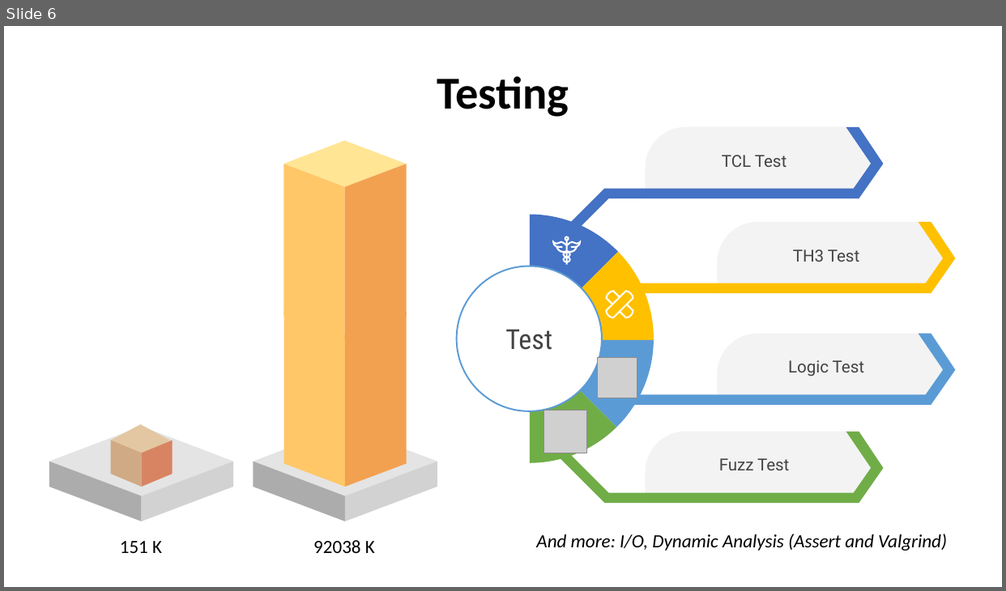
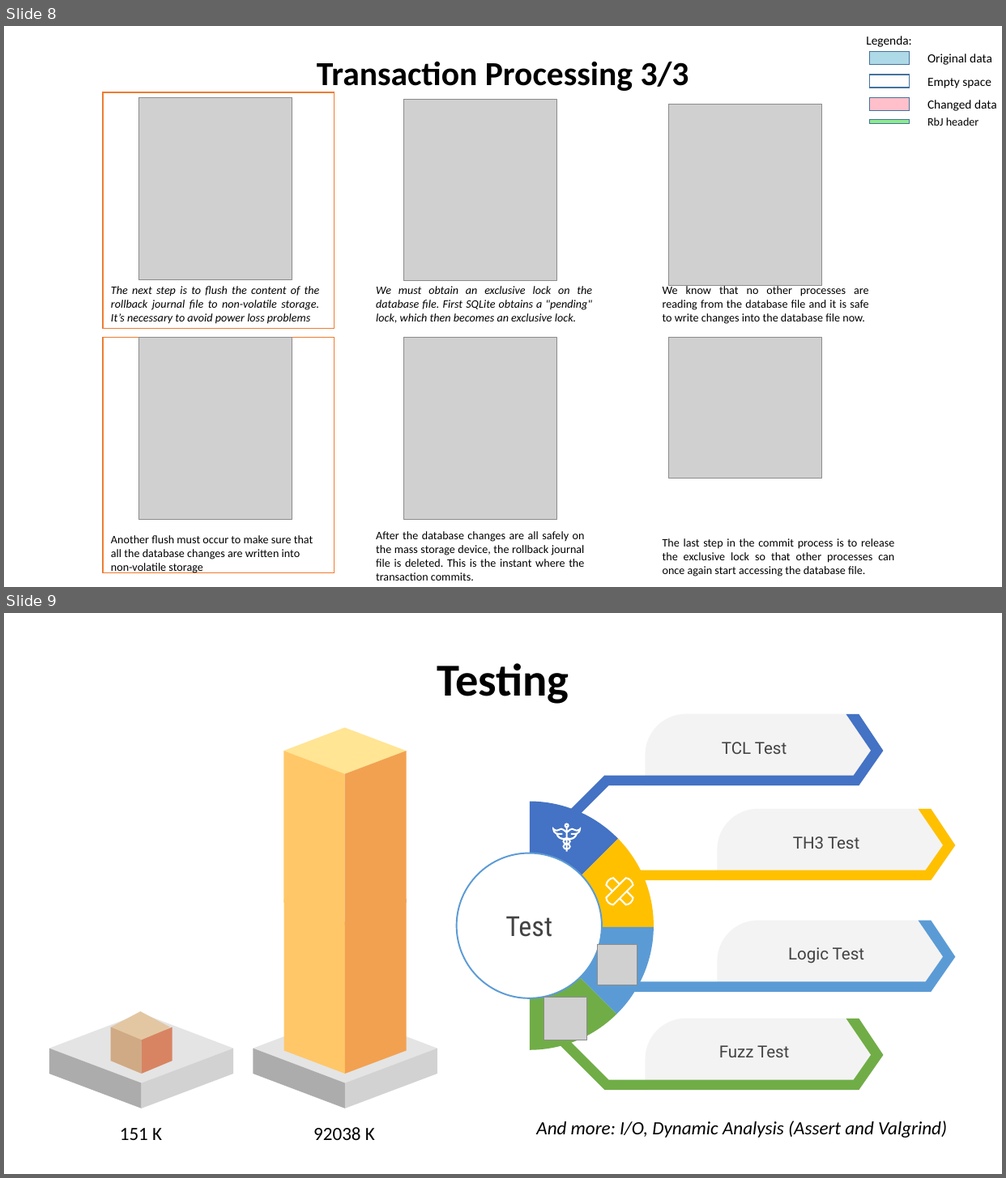
Before and after one commit to AntonioPirani/SQLiteProject, a slide deck: Presentation.pptx. Shown one above the other, each under a label of ours: slide 6 before the commit, slides 8 and 9 after it. The pictures are 1006x591 and 1006x1178 pixels, drawn with LibreOffice and Linux fonts; fonts in the diff are those of the drawing; grey boxes stand for pictures. Boxes give left, top, right and bottom in pixels: in the first picture for what was removed or moved away, otherwise in the second. Text is boxed around its words. In the diff, an @@ line names an element or a change of style, - is before the commit and + after.

```diff
--- a/Presentation.pptx
+++ b/Presentation.pptx
@@ slide 8 added at (4, 26, 1002, 587), background #FFFFFF @@
@@ text added at (866, 36, 911, 47), 12 pt, text #000000 @@
+Legenda:
@@ title added at (317, 61, 689, 94), 32.4 pt, text #000000, bold @@
+Transaction Processing 3/3
@@ rectangle added at (869, 51, 909, 64), fill #AED9E6, outline #43739E 1 pt @@
@@ text added at (927, 54, 992, 65), 12 pt, text #000000 @@
+Original data
@@ rectangle added at (103, 92, 334, 328), fill #FFFFFF, outline #ED7D31 1 pt @@
@@ picture added at (138, 98, 292, 280) @@
@@ rectangle added at (869, 75, 909, 88), fill #FEFEFE, outline #43739E 1 pt @@
@@ rectangle added at (869, 98, 909, 110), fill #FFC0CB, outline #43739E 1 pt @@
@@ text added at (927, 78, 991, 88), 12 pt, text #000000 @@
+Empty space
@@ picture added at (404, 100, 556, 281) @@
@@ picture added at (669, 104, 821, 286) @@
@@ rectangle added at (869, 120, 909, 124), fill #8DEC8C, outline #43739E 1 pt @@
@@ text added at (927, 100, 997, 111), 12 pt, text #000000 @@
+Changed data
@@ text added at (927, 118, 979, 126), 11 pt, text #000000 @@
+RbJ header
@@ text added at (111, 286, 320, 324), 11 pt, text #000000, italic @@
+The next step is to flush the content of the rollback journal file to non-volatile storage. It’s necessary to avoid power loss problems
@@ text added at (376, 286, 592, 323), 11 pt, text #000000, italic @@
+We must obtain an exclusive lock on the database file. First SQLite obtains a "pending" lock, which then becomes an exclusive lock.
@@ text added at (663, 284, 869, 324), 11 pt, text #000000 @@
+We know that no other processes are reading from the database file and it is safe to write changes into the database file now.
@@ rectangle added at (103, 337, 334, 574), fill #FFFFFF, outline #ED7D31 1 pt @@
@@ picture added at (138, 338, 292, 520) @@
@@ picture added at (404, 338, 556, 520) @@
@@ picture added at (669, 338, 821, 479) @@
@@ text added at (111, 535, 313, 574), 11 pt, text #000000 @@
+Another flush must occur to make sure that all the database changes are written into non-volatile storage
@@ text added at (376, 531, 585, 581), 11 pt, text #000000 @@
+After the database changes are all safely on the mass storage device, the rollback journal file is deleted. This is the instant where the transaction commits.
@@ text added at (663, 539, 894, 577), 11 pt, text #000000 @@
+The last step in the commit process is to release the exclusive lock so that other processes can once again start accessing the database file.
@@ what was slide 6 is now slide 9 @@
```
Also in this commit, not shown: 5 other slides added.
